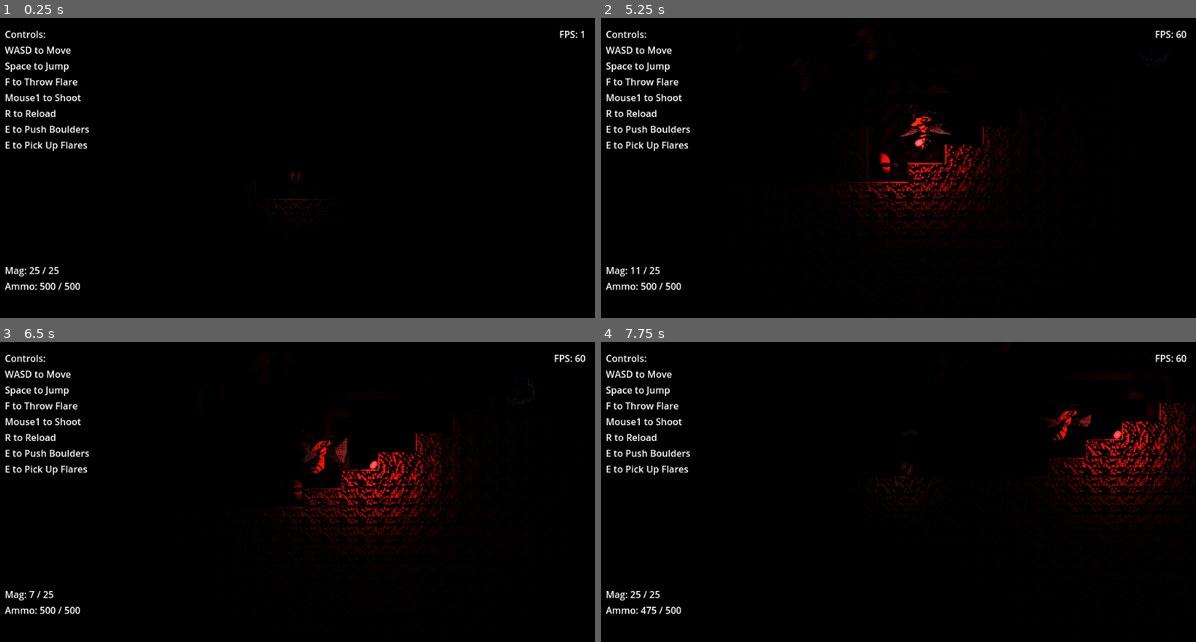
Above: before the commit, frames 1-4 (two rows, left to right).
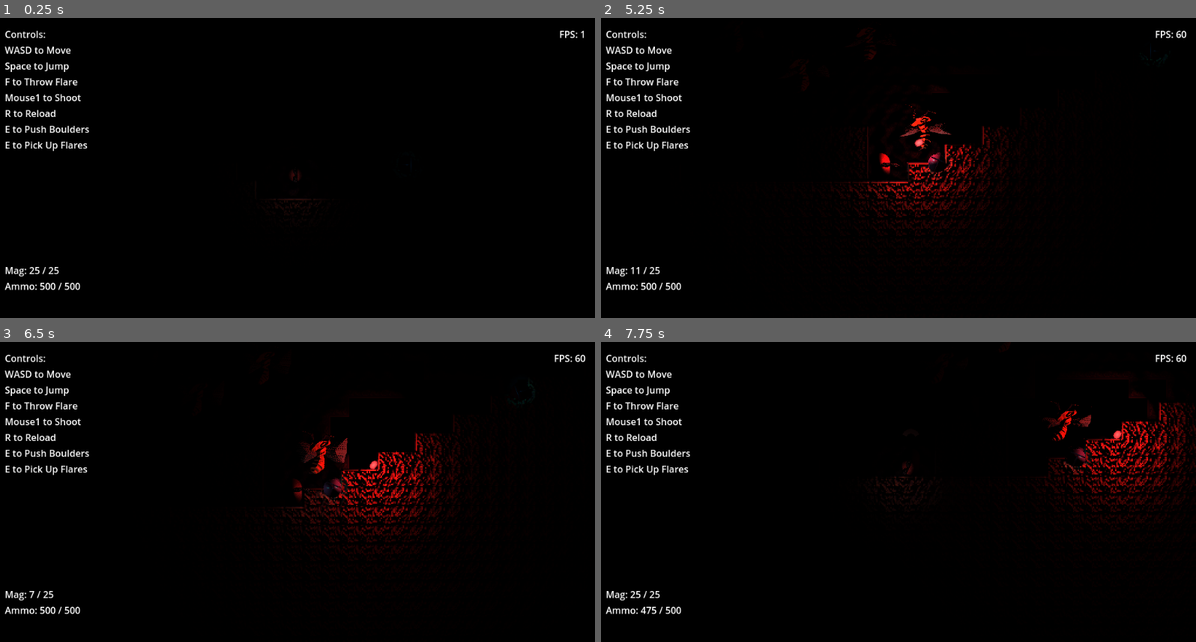
Above: after the commit, the same moments.

Repository: klsmith/2dplatformhordegame
Game: Godot game, scene res://test_level/test_level.tscn
Same seed, same stepped clock (60 frames per second), same inputs: the game is played once before the commit and once after it. Sound files missing from this copy of the repository are replaced by a short silence.
Inputs (mouse positions are in pixels of both pictures, inside the frame that each line leads up to):
- Up to frame 1 (0.25 s): no input
- Up to frame 2 (5.25 s): tap Enter at 0.5, 3.5 s; move the mouse to (1029, 153) at 0.52 s; hold Right (player_right) 0.53-1.25 s; tap T (beetle_control) at 0.6 s; click (1029, 153) at 0.67 s; tap Space (player_jump) at 0.77, 2, 3.77 s; drag from (773, 183) to (868, 228) at 1.27 s; move the mouse to (958, 102) at 2.02 s; hold A (player_left) 2.03-2.75 s; hold E (player_interact) 2.03-2.75 s; drag from (868, 228) to (714, 123) at 2.77 s; move the mouse to (1077, 213) at 3.52 s; hold Right (player_right) 3.53-4.25 s; tap Shift at 3.6 s; drag from (714, 123) to (809, 93) at 4.27 s; move the mouse to (928, 168) at 5.02 s; hold Right (player_right) from 5.03 s (still down); hold F (player_flashlight) from 5.03 s (still down); click (928, 168) at 5.17 s
- Up to frame 3 (6.5 s): release Right (player_right) at 5.75 s; release F (player_flashlight) at 5.75 s; drag from (208, 417) to (297, 489) at 5.77 s
- Up to frame 4 (7.75 s): move the mouse to (1029, 477) at 6.52 s; press the mouse at (1029, 477) at 6.53 s; hold A (player_left) 6.53-7.25 s; tap Space (player_jump) at 6.77 s; release the mouse at (1029, 477) at 7.25 s; drag from (773, 507) to (868, 552) at 7.27 s

The runs differ from the first frame. In frame 1, less than 0.1% of the frame differs, in the area x 68-70%, y 48-50%; in frame 2, 0.1%; in frame 3, 0.1%, in the area x 54-58%, y 45-53%; in frame 4, 0.1%.

Commit message:
wip beetle

Diff:
--- a/beetle/beetle.tscn
+++ b/beetle/beetle.tscn
@@ -1,14 +1,18 @@
-[gd_scene load_steps=11 format=3 uid="uid://i5xoolyev101"]
+[gd_scene load_steps=12 format=3 uid="uid://i5xoolyev101"]
 
 [ext_resource type="Texture2D" uid="uid://v83h75x5o60w" path="res://beetle/beetle.png" id="1_8ifbw"]
 [ext_resource type="Script" path="res://beetle/beetle.gd" id="1_8jde4"]
 [ext_resource type="Texture2D" uid="uid://u0lpu8d0snh6" path="res://flare/flare.png" id="1_kiuek"]
 [ext_resource type="Texture2D" uid="uid://b0vx0fc5hssfs" path="res://beetle/beetle_n.png" id="2_b8dpa"]
 [ext_resource type="Texture2D" uid="uid://cj6nvas0u1pit" path="res://flare/flare_n.png" id="2_uyfyj"]
+[ext_resource type="Texture2D" uid="uid://djxib3lv37vgk" path="res://beetle/beetle_s.png" id="4_itmyj"]
 
 [sub_resource type="CanvasTexture" id="CanvasTexture_t6onc"]
 diffuse_texture = ExtResource("1_8ifbw")
 normal_texture = ExtResource("2_b8dpa")
+specular_texture = ExtResource("4_itmyj")
+specular_color = Color(0, 0.953776, 0.867016, 1)
+specular_shininess = 0.5
 
 [sub_resource type="CanvasTexture" id="CanvasTexture_50x8f"]
 diffuse_texture = ExtResource("1_kiuek")
@@ -57,6 +61,7 @@
 texture = SubResource("CanvasTexture_50x8f")
 
 [node name="CollisionShape2D" type="CollisionShape2D" parent="."]
+visible = false
 shape = SubResource("CircleShape2D_6ut0w")
 
 [node name="PointLight2D" type="PointLight2D" parent="."]
--- a/test_level/test_level.tscn
+++ b/test_level/test_level.tscn
@@ -126,6 +126,9 @@
 [node name="Beetle3" parent="." instance=ExtResource("10_ogp0r")]
 position = Vector2(2571, 242)
 
+[node name="Beetle4" parent="." instance=ExtResource("10_ogp0r")]
+position = Vector2(576, 360)
+
 [node name="Player" parent="." node_paths=PackedStringArray("camera") instance=ExtResource("4_ueq4q")]
 position = Vector2(385, 332)
 camera = NodePath("../Camera2D")
Binary file changed: beetle/beetle.aseprite
Binary file changed: beetle/beetle.png
Binary file added: beetle/beetle_s.aseprite
Not shown, added: beetle/beetle_s.aseprite.import
Binary file added: beetle/beetle_s.png
Not shown, added: beetle/beetle_s.png.import
